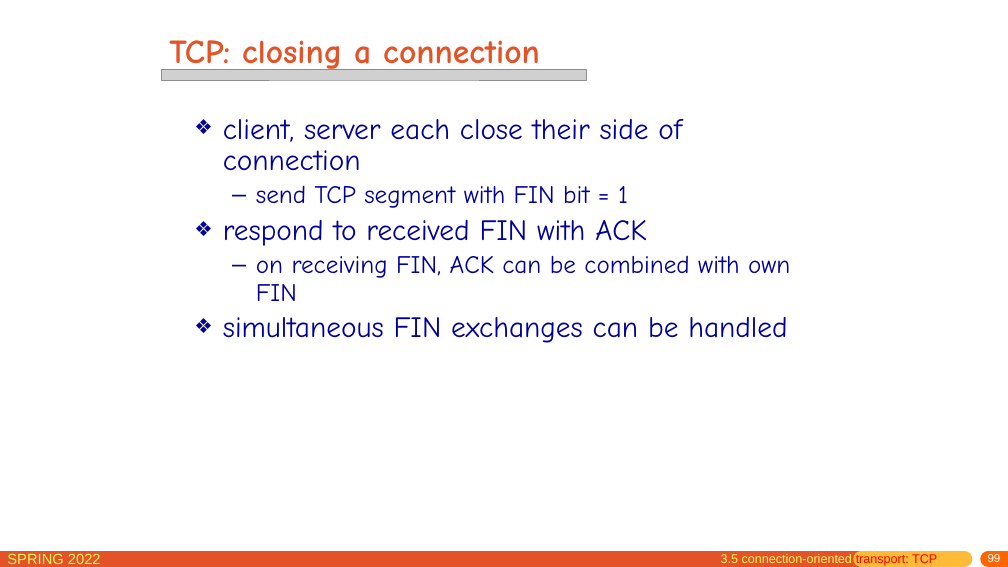
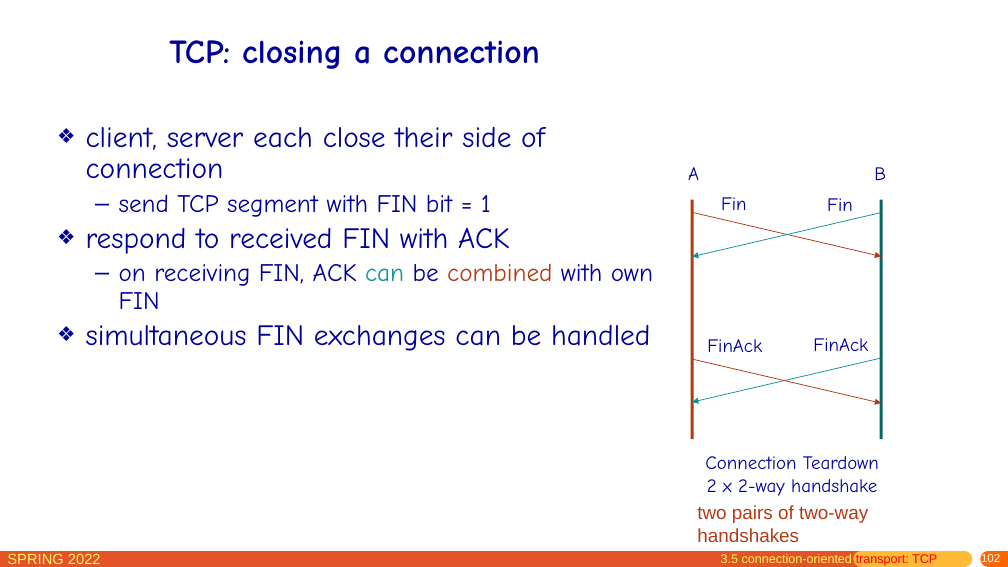
Before and after one commit to network-whu/slides, a slide deck: slide 102 of pptx/chapter3.pptx (slide 99 before the commit). Drawn at 1008x567 pixels with LibreOffice and Linux fonts; fonts in the diff are those of the drawing; grey boxes stand for pictures. Boxes give left, top, right and bottom in pixels: in the first picture for what was removed or moved away, otherwise in the second. Text is boxed around its words. In the diff, an @@ line names an element or a change of style, - is before the commit and + after.

```diff
--- a/pptx/chapter3.pptx
+++ b/pptx/chapter3.pptx
@@ title "TCP: closing a connection" at bbox=[169, 40, 540, 69]: text colour #E45327 to #000099 @@
@@ picture removed at bbox=[162, 70, 586, 80] @@
@@ text "client, server each close their ...": place and size @@
-text "client, server each close their ..." at bbox=[223, 119, 790, 343]
+text "client, server each close their ..." at bbox=[86, 127, 653, 351]
@@ text added at bbox=[688, 167, 699, 180], 18 pt, text #000099 @@
+A
@@ text added at bbox=[874, 167, 886, 180], 18 pt, text #000099 @@
+B
@@ line added from (693, 200) to (693, 439), #B23B16 3 pt @@
@@ text added at bbox=[721, 197, 747, 210], 18 pt, text #000099 @@
+Fin
@@ text added at bbox=[827, 198, 853, 211], 18 pt, text #000099 @@
+Fin
@@ line added from (882, 200) to (882, 439), #0B6366 3 pt @@
@@ arrow added from (693, 212) to (882, 256), #B23B16 0.75 pt @@
@@ arrow added from (882, 212) to (693, 257), #109499 0.75 pt @@
@@ text at bbox=[119, 263, 653, 309]: text colour #000099 to #109499 in "can"; text colour #000099 to #B23B16 in "combined" @@
@@ arrow added from (882, 358) to (693, 402), #109499 0.75 pt @@
@@ arrow added from (693, 359) to (882, 403), #B23B16 0.75 pt @@
@@ text added at bbox=[707, 339, 762, 352], 18 pt, text #000099 @@
+FinAck
@@ text added at bbox=[813, 338, 868, 351], 18 pt, text #000099 @@
+FinAck
@@ text added at bbox=[705, 456, 879, 496], 18 pt, text #000099 @@
+Connection Teardown
+2 x 2-way handshake
@@ text added at bbox=[697, 505, 868, 542], 18 pt, text #B23B16 @@
+two pairs of two-way handshakes
@@ page number at bbox=[981, 553, 1000, 565]: text changed @@
-99
+102
```
Also in this commit, not shown: 60 other slides changed, 9 slides added, 1 slide removed.
